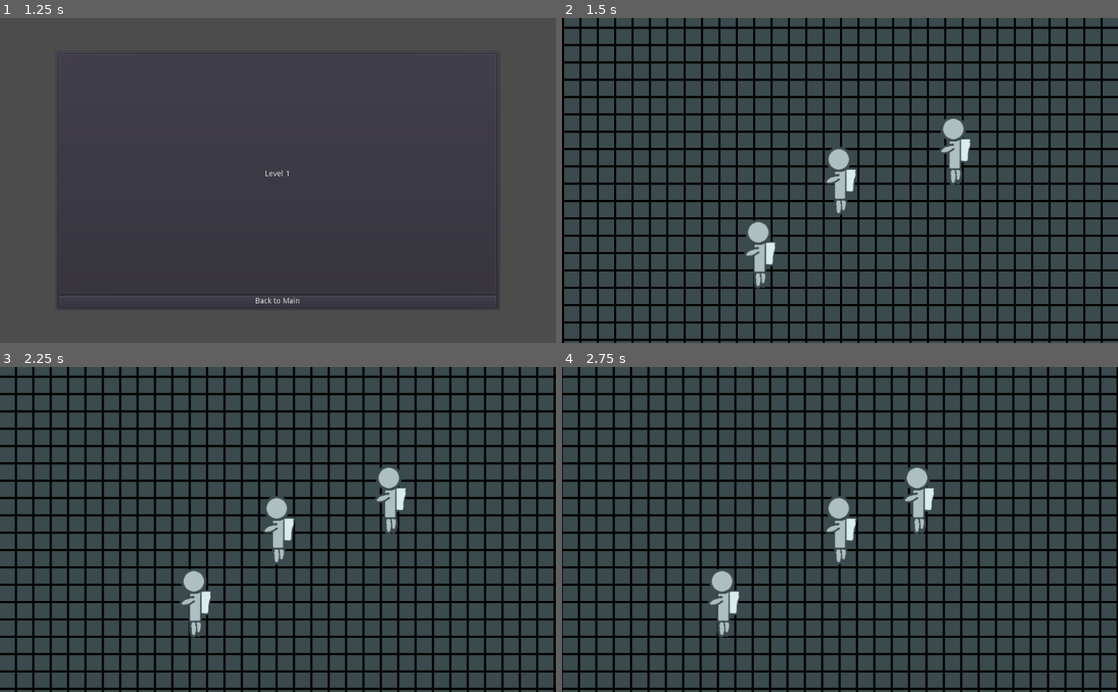
Above: before the commit, frames 1-4 (two rows, left to right).
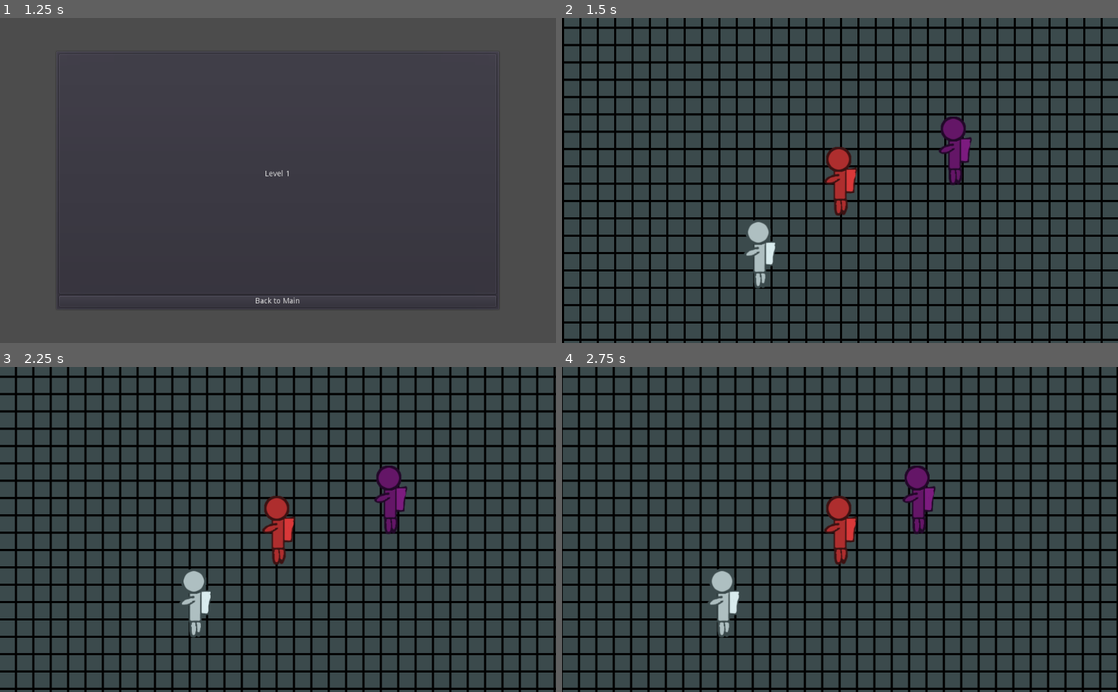
Above: after the commit, the same moments.

Repository: thecyberwraith/cb-gamejam-2021
Game: Godot game, scene res://Menus/MainMenu.tscn
The game is run twice, just before and just after one commit, with the same random seed, the same clock (stepped at 60 frames per second) and the same inputs.
Inputs:
- Up to frame 1 (1.25 s): click "Levels" at 0.5 s
- Up to frame 2 (1.5 s): click "Level 1" at 1.25 s
- Up to frame 3 (2.25 s): tap Enter at 2 s; hold Right (ui_right) from 2.03 s (still down)
- Up to frame 4 (2.75 s): keep holding Right (ui_right)

Frame 1 is identical in both runs. In frame 2, 1.5% of the frame differs, in the area x 47-74%, y 30-61%; in frame 3, 1.5%; in frame 4, 1.5%.

Commit message:
Added astronaut color randomization.

Diff:
--- a/Levels/AstronautHandler.gd
+++ b/Levels/AstronautHandler.gd
@@ -3,6 +3,16 @@
 class_name AstronautHandler
 
 const Astronaut = preload("res://Characters/Astronaut/Astronaut.tscn")
+
+const COLOR_LIST = [
+	'ff3d3d',
+	'2a4bff',
+	'468f1d',
+	'cbd92a',
+	'921d88',
+	'ffffff',
+	'333333'
+]
 
 var current: Astronaut
 var current_index: int
@@ -17,15 +27,30 @@
 
 	current.handle_process(delta)
 
-func initialize(starts: Node2D):
+func initialize(starts: Node2D) -> void:
+	_populate_astronauts(starts)
+	_randomize_colors()
+
+	current_index = 0
+	current = self.get_child(current_index)
+
+func _populate_astronauts(starts: Node2D) -> void:
 	# Put an astronaut at each location
 	for start_position in starts.get_children():
 		var astronaut = Astronaut.instance()
 		self.add_child(astronaut)
 		astronaut.position = start_position.position
 
-	current_index = 0
-	current = self.get_child(current_index)
+func _randomize_colors() -> void:
+	var random: RandomNumberGenerator = RandomNumberGenerator.new()
+	random.randomize()
+
+	var choices = COLOR_LIST.duplicate()
+
+	for astronaut in get_children():
+		var index = random.randi_range(0, len(choices)-1)
+		astronaut.modulate = choices[index]
+		choices.remove(index)
 
 func get_current_astronaut_position() -> Vector2:
 	if current:
Not shown, removed: Characters/Astronaut/astronaut.png.import
Not shown, removed: Textures/GridBackground.png.import
Not shown, changed: .gitignore
